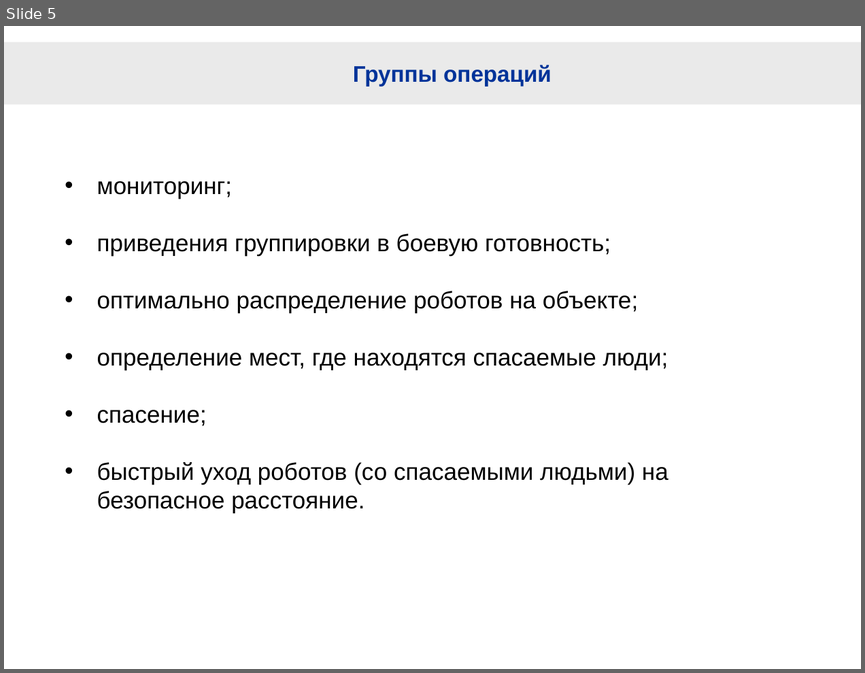
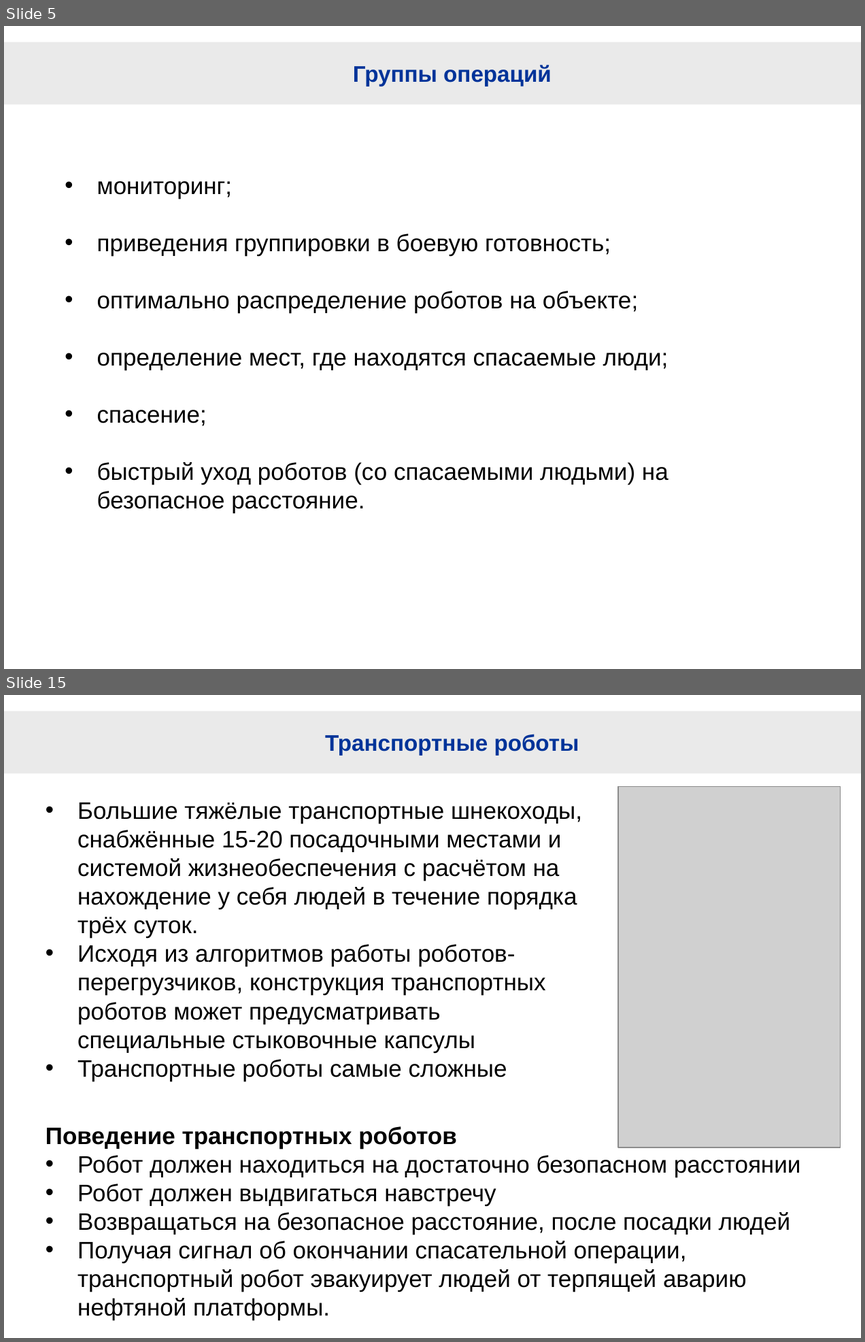
Before and after one commit to hellraptor/RescueRobots, a slide deck: RescueRobotsForNN.pptx. Shown one above the other, each under a label of ours: slide 5 before the commit, slides 5 and 15 after it; the slides between them are not shown. The pictures are 865x673 and 865x1342 pixels, drawn with LibreOffice and Linux fonts; fonts in the diff are those of the drawing; grey boxes stand for pictures; background and template pictures are left out. Boxes give left, top, right and bottom in pixels: in the first picture for what was removed or moved away, otherwise in the second. Text is boxed around its words. In the diff, an @@ line names an element or a change of style, - is before the commit and + after.

```diff
--- a/RescueRobotsForNN.pptx
+++ b/RescueRobotsForNN.pptx
@@ slide 15 added at [4,695,861,1338], background #FFFFFF; not listed: 1 template element that a slide beside it also shows @@
@@ title added at [325,734,579,756], 19 pt, text #003399, bold @@
+Транспортные роботы
@@ picture added at [618,787,840,1147] @@
@@ text added at [77,802,582,1081], 20 pt, text #000000 @@
+• Большие тяжёлые транспортные шнекоходы, снабжённые 15-20 посадочными местами и системой жизнеобеспечения с расчётом на нахождение у себя людей в течение порядка трёх суток.
+• Исходя из алгоритмов работы роботов-перегрузчиков, конструкция транспортных роботов может предусматривать специальные стыковочные капсулы
+• Транспортные роботы самые сложные
@@ text added at [45,1126,801,1320], 20 pt, text #000000 @@
+Поведение транспортных роботов
+• Робот должен находиться на достаточно безопасном расстоянии
+• Робот должен выдвигаться навстречу
+• Возвращаться на безопасное расстояние, после посадки людей
+• Получая сигнал об окончании спасательной операции, транспортный робот эвакуирует людей от терпящей аварию нефтяной платформы.
```
Also in this commit, not shown: 1 slide changed, 9 other slides added, 3 slides removed, 1 other file.
